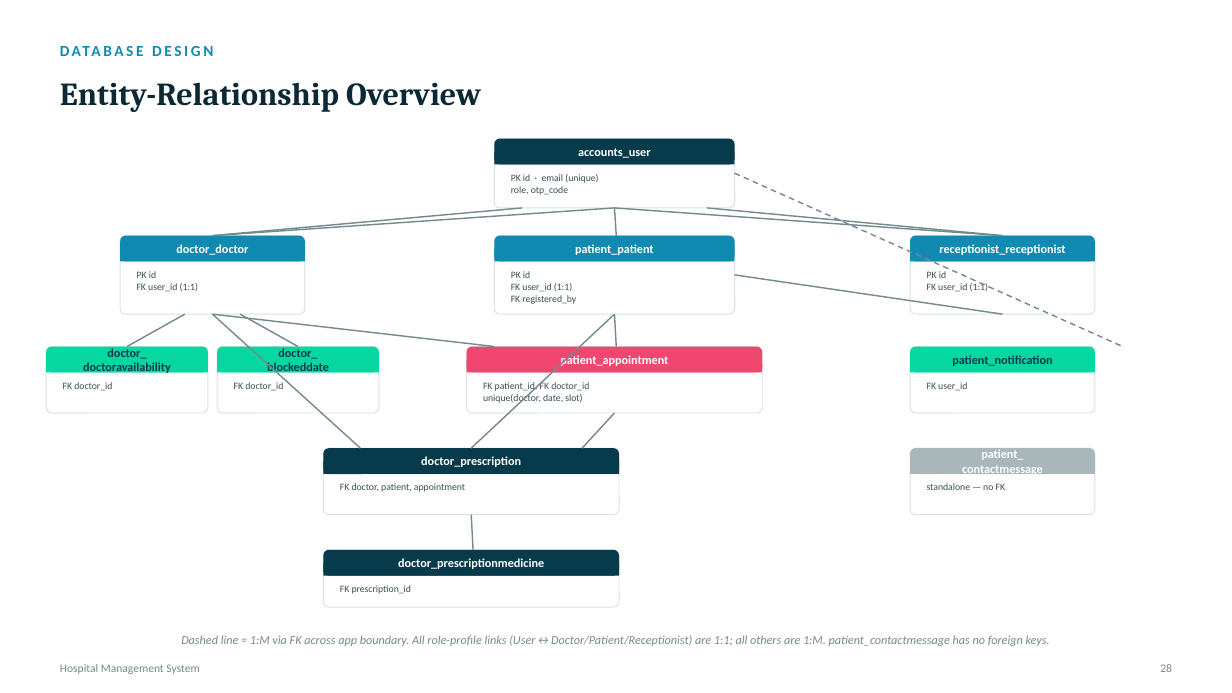
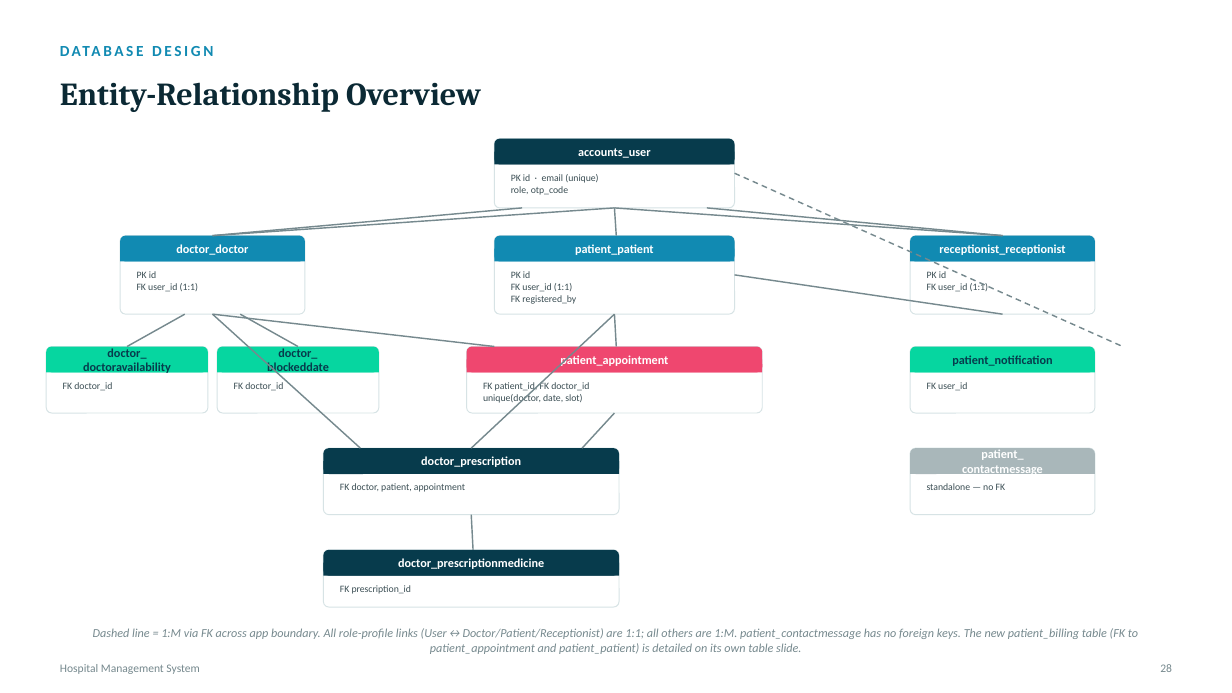
Before and after one commit to lakshitbuilds/Hospital-Management-System, a slide deck: slide 29 of HMS_Project_Presentation.pptx. Drawn at 1232x693 pixels with LibreOffice and Linux fonts; fonts in the diff are those of the drawing. Boxes give left, top, right and bottom in pixels: in the first picture for what was removed or moved away, otherwise in the second. Text is boxed around its words. In the diff, an @@ line names an element or a change of style, - is before the commit and + after.

```diff
--- a/HMS_Project_Presentation.pptx
+++ b/HMS_Project_Presentation.pptx
@@ text at (93, 628, 1138, 654): text changed @@
-Dashed line = 1:M via FK across app boundary. All role-profile links (User↔Doctor/Patient/Receptionist) are 1:1; all others are 1:M. patient_contactmessage has no foreign keys.
+Dashed line = 1:M via FK across app boundary. All role-profile links (User↔Doctor/Patient/Receptionist) are 1:1; all others are 1:M. patient_contactmessage has no foreign keys. The new patient_billing table (FK to patient_appointment and patient_patient) is detailed on its own table slide.
```
Also in this commit, not shown: 15 other slides changed, 1 slide added, 5 other files.
